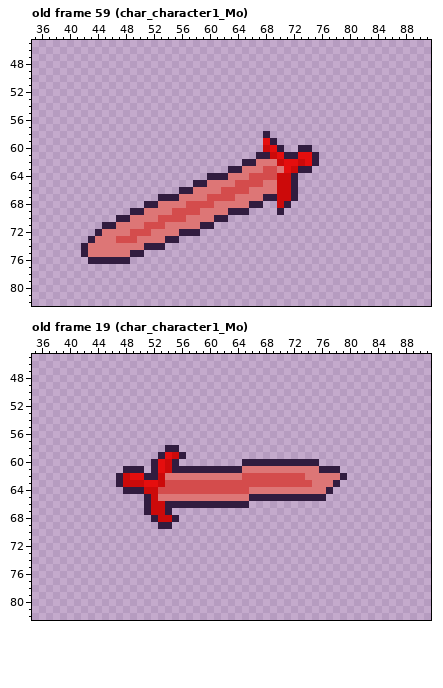
Two states of a pixel-art file, Assets/Animation Sprites/Player/Character 1/Run/Swords/RedSword/Slot1/SWORDS_RUN.aseprite. The picture above is the old version.
128x128 pixels, 70 frames. Shown: old frame 59 (char_character1_Mo): x 35..91, y 45..82; old frame 19 (char_character1_Mo): x 35..91, y 45..82. The commit also changed other frames, which this record leaves out.
And afterwards:
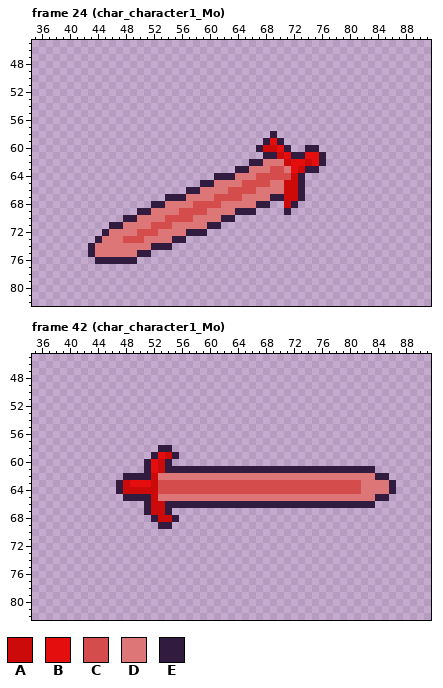
Palette (. is transparent): A #cc0a0a  B #e50e0e  C #d44c4c  D #dd7676  E #311c3f
A new or re-ordered frame is compared with the old frame closest to it.
From old to new:
frames 70 -> 64
layer "SLOT1" added
layer "SWORD BACK 2" removed
Changed rows in their new state; - is an unchanged pixel.
Frame 24 (char_character1_Mo) against old frame 59 (char_character1_Mo):
first column x 42:
58 --------------------------.E-------
59 --------------------------EBE------
60 -------------------------E-ABE-.-E-
61 -------------------------.-EAB-E-BE
62 -----------------------.-E--DA-BABE
63 ---------------------.-E--D-CDBA-E-
64 ------------------.--E--D---CCAE---
65 ----------------.-E---D---C-D-AE---
66 --------------.-E---D---C---D-AE---
67 -----------.--E---D---C---D-E-AE---
68 ---------.-E---D---C----D-E-.AE----
69 -------.-E---D---C---D--E---.E-----
70 -----.-E---D---C---D-E-------------
71 ---.-E---D--C----D-E---------------
72 --.E---D--C---D--E-----------------
73 -.E--D--C---D-E--------------------
74 .E-------D--E----------------------
75 .E-----D-E-------------------------
76 -.-----E---------------------------
Frame 42 (char_character1_Mo) is new; against old frame 19 (char_character1_Mo):
first column x 47:
58 ------E-.-------------------------------
59 -----EBAE.------------------------------
60 ----EBAE.---------...........-----------
61 -...EBAE----------EEEEEEEEEEE---EEEEE---
62 .EEE-AD-----------DDDDDDDDD-----DDDDDEE-
63 --BB-AC---------------------CCCCCCCDDDDE
64 EAAA---------------CCCCCCCCCCCCCCCCDDDDE
65 -EEE---------------DDDDDDDDDDDDDDDDDDEE-
66 -------------------EEEEEEEEEEEEEEEEEE---
Where, in picture pixels (left, top, right, bottom), the same in both pictures:
changed: (81, 131, 326, 264)
changed: (116, 445, 186, 501)
changed: (242, 459, 396, 508)
